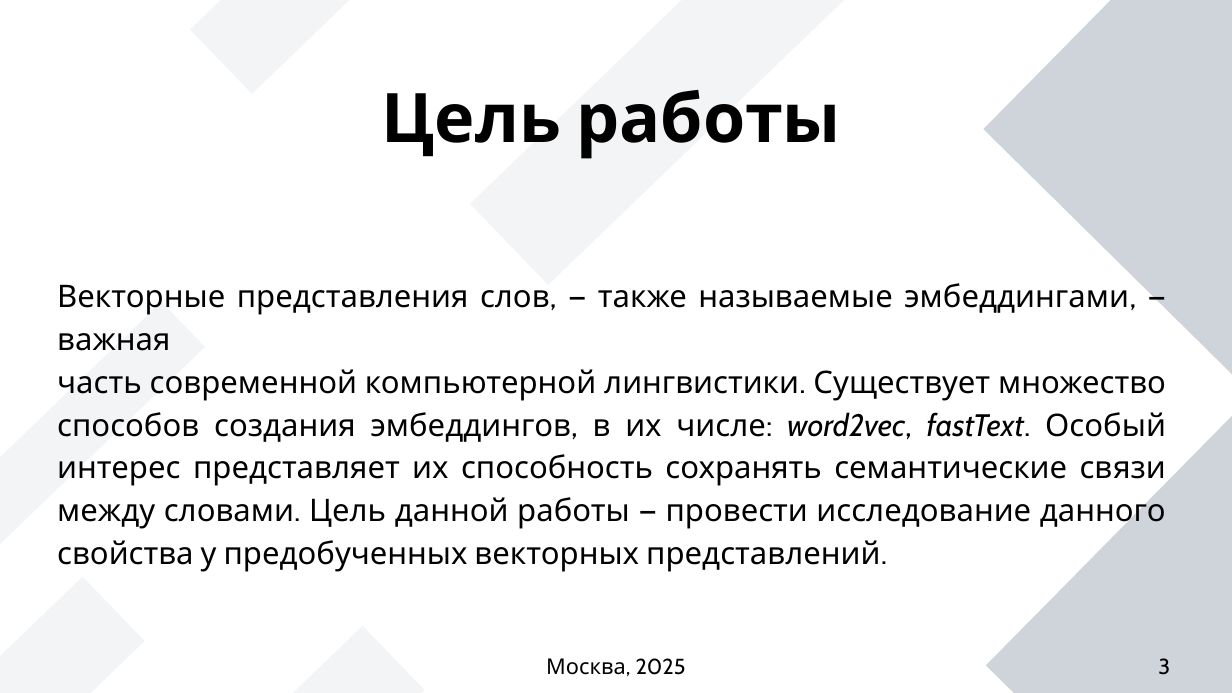
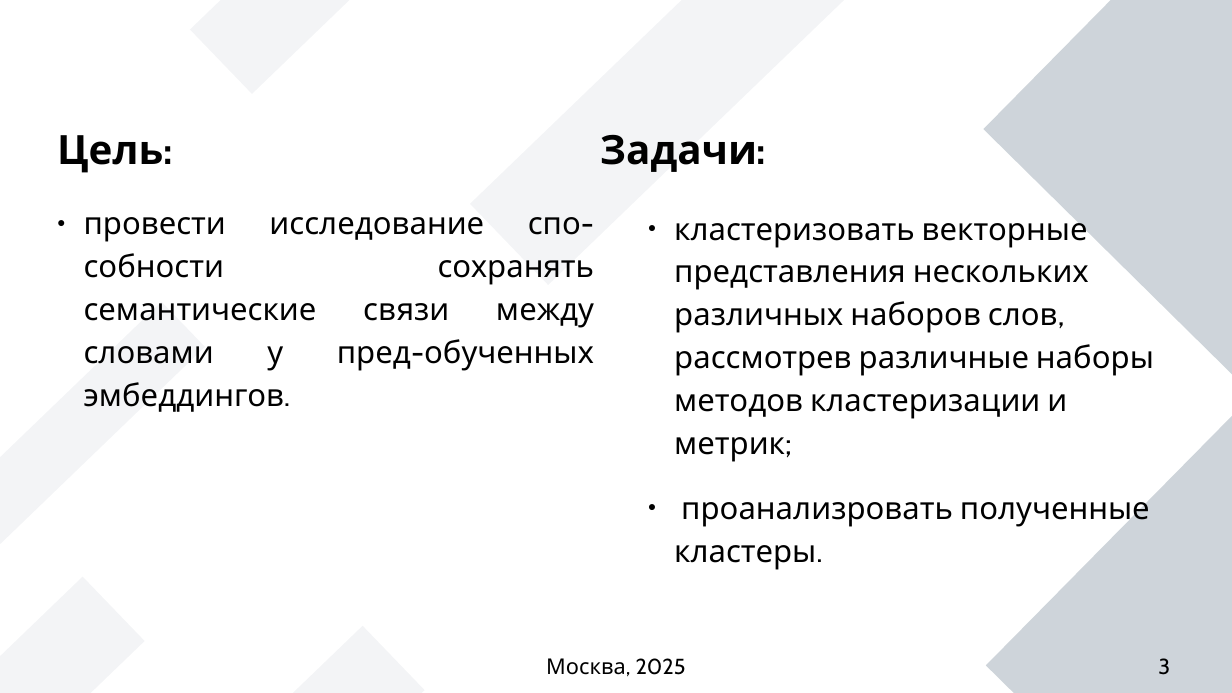
Before and after one commit to succSeeded/MSc, a slide deck: slide 3 of NLP/HW3/presentation_kirdin.odp. Drawn at 1232x693 pixels with LibreOffice and Linux fonts; fonts in the diff are those of the drawing. Boxes give left, top, right and bottom in pixels: in the first picture for what was removed or moved away, otherwise in the second. Text is boxed around its words. In the diff, an @@ line names an element or a change of style, - is before the commit and + after.

```diff
--- a/NLP/HW3/presentation_kirdin.odp
+++ b/NLP/HW3/presentation_kirdin.odp
@@ title "Цель: Задачи:" at (57,134,757,173): vertical alignment middle to bottom @@
@@ title at (57,134,757,173): text changed; size 44 to 26 pt @@
-Цель работы
+Цель: Задачи:
@@ subtitle "провести исследование спо-собности сохранять семантические ..." at (84,217,594,412): vertical alignment middle to top @@
@@ subtitle at (84,217,594,412): text changed @@
-Векторные представления слов, — также называемые эмбеддингами, — важная
-часть современной компьютерной лингвистики. Существует множество способов создания эмбеддингов, в их числе: word2vec, fastText. Особый интерес представляет их способность сохранять семантические связи между словами. Цель данной работы — провести исследование данного свойства у предобученных векторных представлений.
+● провести исследование спо-собности сохранять семантические связи между словами у пред-обученных эмбеддингов.
@@ text added at (674,211,1154,570), 20 pt, text #000000 @@
+● кластеризовать векторные представления нескольких различных наборов слов, рассмотрев различные наборы методов кластеризации и метрик;
+● проанализровать полученные кластеры.
```
Also in this commit, not shown: 9 other slides changed, 38 other files.
